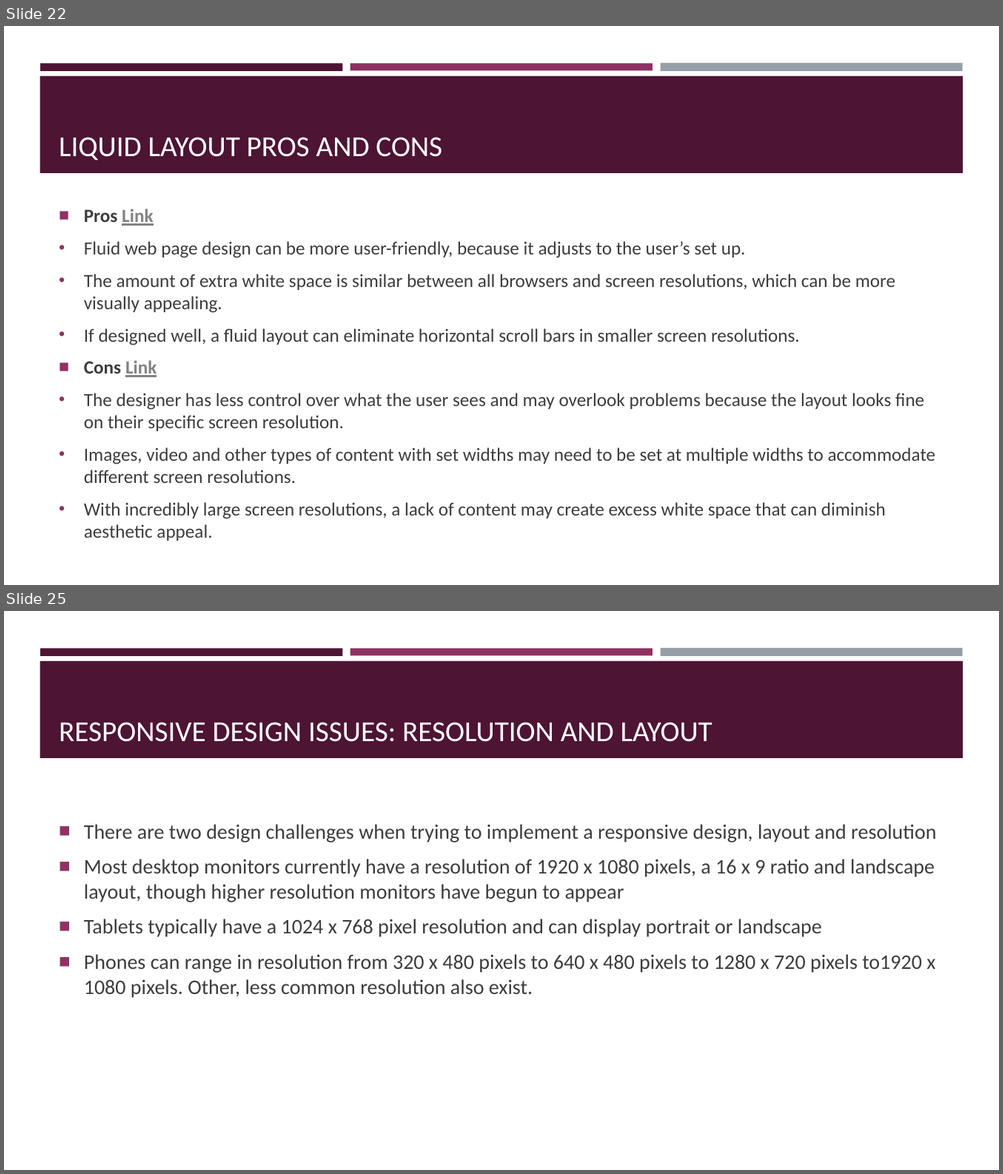
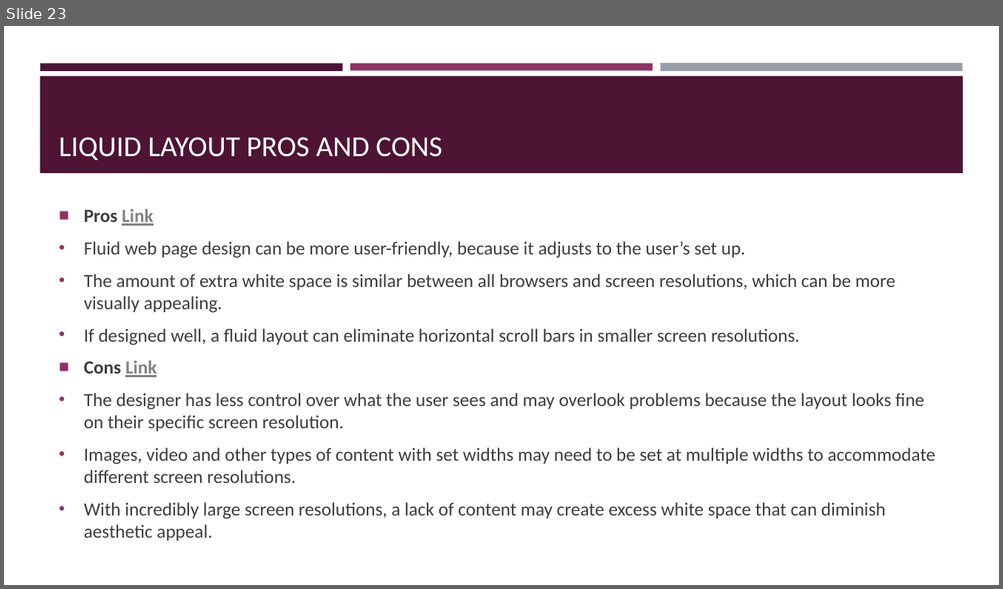
Before and after one commit to brianmacmillan/BMCC-MMP350, a slide deck: Lecture notes/week1_overview/Introduction to Web design.pptx. Shown one above the other, each under a label of ours: slides 22 and 25 before the commit, slide 23 after it; the slides between them are not shown. The pictures are 1003x1174 and 1003x589 pixels, drawn with LibreOffice and Linux fonts; fonts in the diff are those of the drawing. Boxes give left, top, right and bottom in pixels: in the first picture for what was removed or moved away, otherwise in the second. Text is boxed around its words. In the diff, an @@ line names an element or a change of style, - is before the commit and + after.

```diff
--- a/Lecture notes/week1_overview/Introduction to Web design.pptx
+++ b/Lecture notes/week1_overview/Introduction to Web design.pptx
@@ slide 25 removed at [4,611,999,1170], background #FFFFFF; not listed: 4 template elements that a slide beside it also shows @@
@@ title removed at [59,722,712,742] @@
-RESPONSIVE DESIGN ISSUES: RESOLUTION AND LAYOUT
@@ text removed at [84,824,936,998] @@
-■ There are two design challenges when trying to implement a responsive design, layout and resolution
-■ Most desktop monitors currently have a resolution of 1920 x 1080 pixels, a 16 x 9 ratio and landscape layout, though higher resolution monitors have begun to appear
-■ Tablets typically have a 1024 x 768 pixel resolution and can display portrait or landscape
-■ Phones can range in resolution from 320 x 480 pixels to 640 x 480 pixels to 1280 x 720 pixels to1920 x 1080 pixels. Other, less common resolution also exist.
@@ what was slide 22 is now slide 23 @@
```
Also in this commit, not shown: 2 slides changed, 41 other slides removed, 32 other files.
